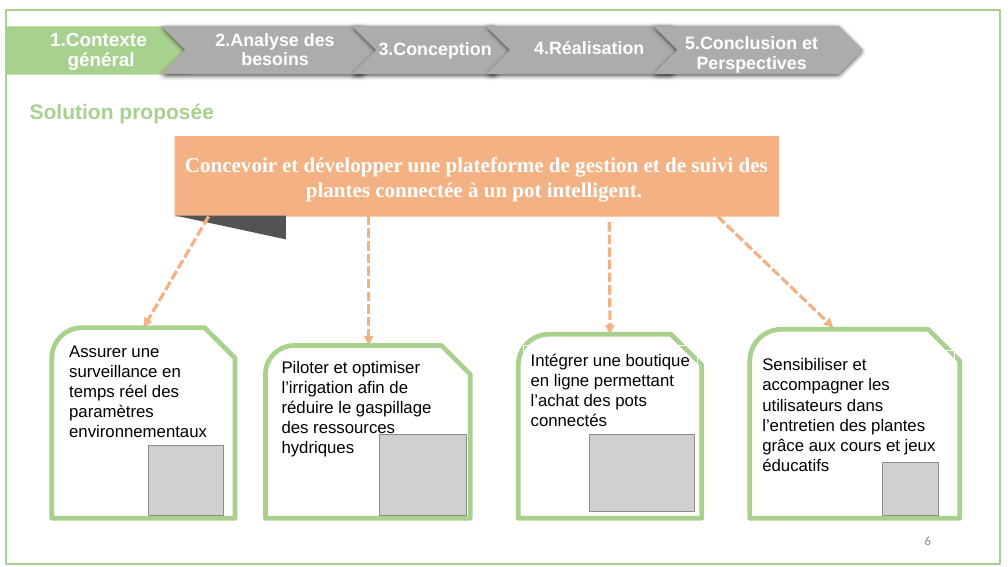
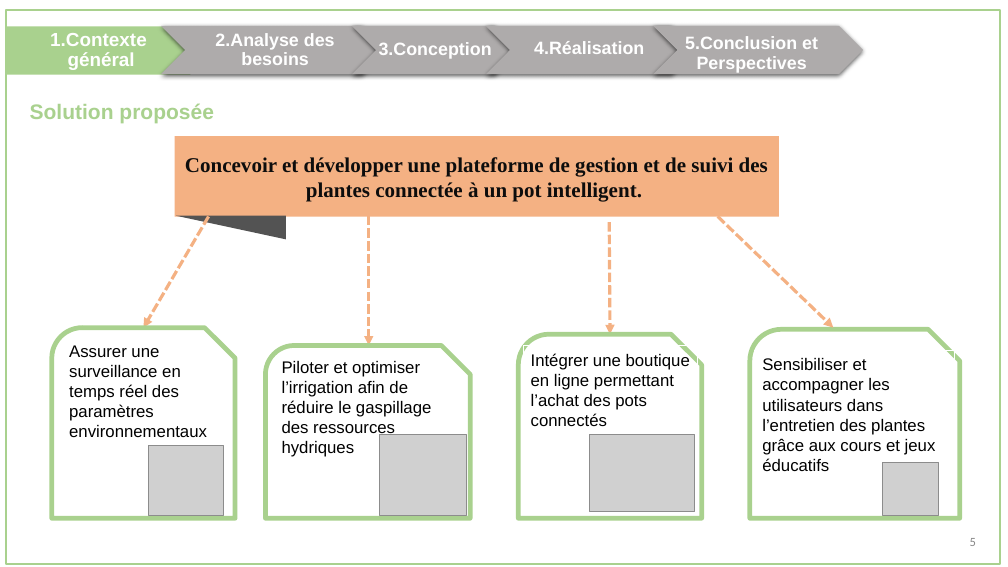
Before and after one commit to oussema1-hub/Rapport-Conception, a slide deck: slide 7 of presentation.pptx. Drawn at 1008x567 pixels with LibreOffice and Linux fonts; fonts in the diff are those of the drawing; grey boxes stand for pictures. Boxes give left, top, right and bottom in pixels: in the first picture for what was removed or moved away, otherwise in the second. Text is boxed around its words. In the diff, an @@ line names an element or a change of style, - is before the commit and + after.

```diff
--- a/presentation.pptx
+++ b/presentation.pptx
@@ rectangle "Concevoir et développer une plateforme ..." at (175, 136, 779, 216): text colour #FFFFFF to #0D0D0D @@
@@ text removed at (925, 536, 931, 545) @@
-6
@@ text added at (970, 538, 976, 546), 12 pt, text #888888 @@
+5
```
Also in this commit, not shown: 35 other slides changed, 1 other file.
